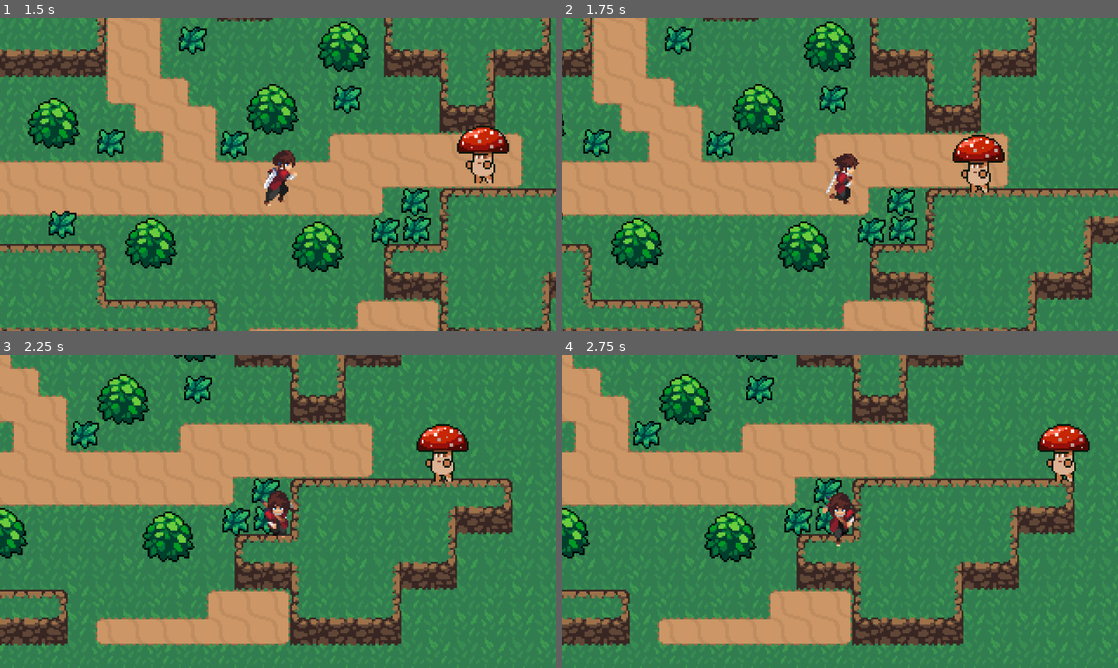
Above: before the commit, frames 1-4 (two rows, left to right).
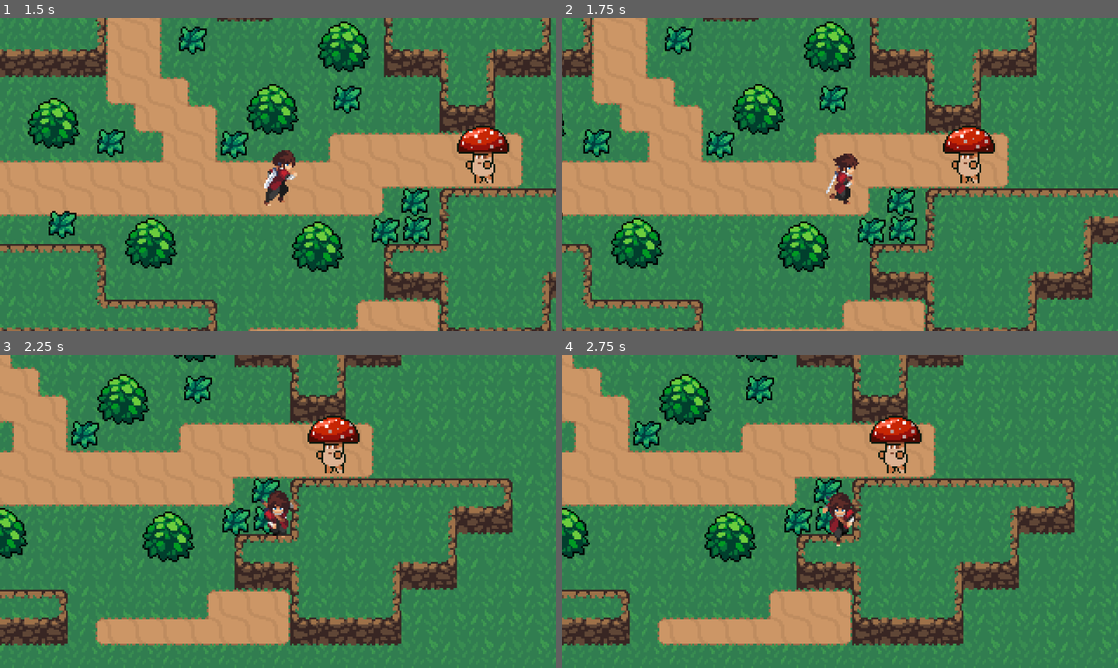
Above: after the commit, the same moments.

Repository: MisterBaiter/bobabobek
Game: Godot game, scene res://menu.tscn
The game is run twice, just before and just after one commit, with the same random seed, the same clock (stepped at 60 frames per second) and the same inputs.
Inputs:
- Up to frame 1 (1.5 s): click "Start" at 0.5 s; hold Right (ui_right) from 1.28 s (still down)
- Up to frame 2 (1.75 s): keep holding Right (ui_right)
- Up to frame 3 (2.25 s): release Right (ui_right) at 2.03 s; hold Down (ui_down) from 2.03 s (still down)
- Up to frame 4 (2.75 s): keep holding Down (ui_down)

Frame 1 is identical in both runs. In frame 2, 1.4% of the frame differs, in the area x 68-80%, y 34-56%; in frame 3, 2.2%, in the area x 55-85%, y 19-41%; in frame 4, 2.2%.
Error after the commit: Parse Error: Identifier "direction" not declared in the current scope. (res://enemy_mush.gd:12)

Commit message:
úprava nepřítele

Diff:
--- a/enemy_mush.gd
+++ b/enemy_mush.gd
@@ -1,6 +1,6 @@
 extends CharacterBody2D
 
-var speed = 50
+var speed = 65
 var player_chase = false
 var player = null
 
@@ -8,7 +8,24 @@
 	if player_chase:
 		move_and_collide(Vector2(0,0))
 	if player_chase:
-		position += (player.position - position)/speed
+	#Calculate direction vector
+		direction = player.position - position
+
+	#Get normalized direction (length = 1)
+		direction_normalized = direction.normalize()
+
+	#Move at constant speed
+		position += direction_normalized * speed * delta_time
+
+		$AnimatedSprite2D.play("Run")
+
+		if(player.position.x - position.x) < 0:
+			$AnimatedSprite2D.flip_h = true
+		else:
+			$AnimatedSprite2D.flip_h = false
+	else:
+		$AnimatedSprite2D.play("Idle")
+
 
 func _on_detection_area_body_entered(body: Node2D) -> void:
 	player = body
